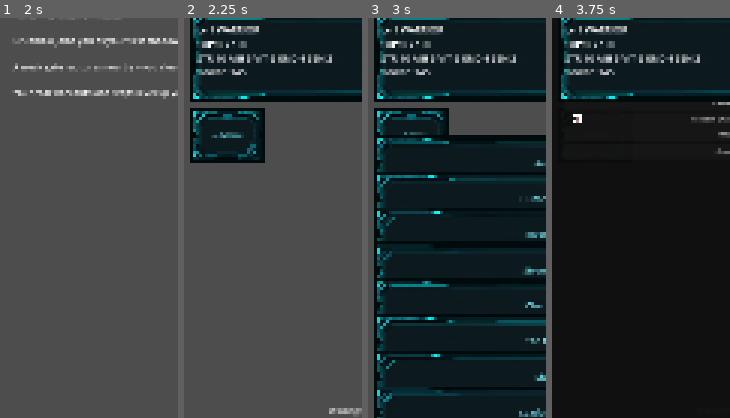
Above: before the commit, frames 1-4 (left to right).
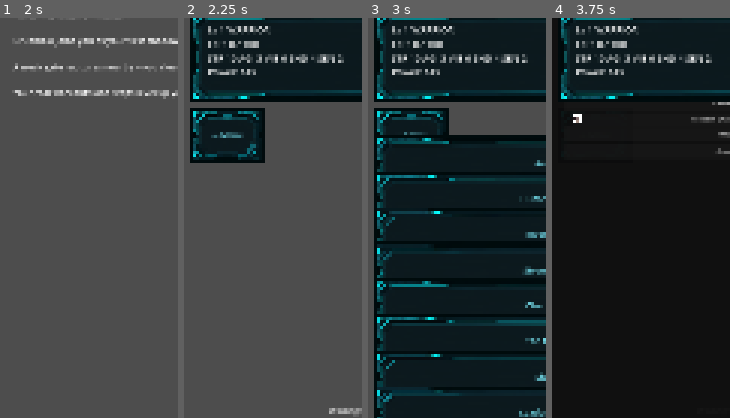
Above: after the commit, the same moments.

Repository: Luke-AI-Developments/HollowHunter
Game: Godot game, scene res://scenes/main.tscn
Two runs of this game, one before a commit and one after it. Both use one fixed random seed, a clock stepped at 60 frames per second and the inputs below.
Inputs (mouse positions are % of the whole screen's width and height, from its top left):
- Up to frame 1 (2 s): tap Enter at 0.5 s; move the mouse to (72, 45) at 0.52 s; hold Shift 0.53-1.25 s; click (72, 45) at 0.67 s; click "Warrior" at 1.25 s
- Up to frame 2 (2.25 s): click "Let's go" at 2 s
- Up to frame 3 (3 s): click "☰ Menu" at 2.75 s
- Up to frame 4 (3.75 s): click "Army" at 3.5 s
The pictures show only the part of the screen within x 0-50%, y 3-53%; the shares and areas given below are measured in that part.

Frame 1 is identical in both runs. In frame 2, 2.8% of the frame differs, in the area x 6-90%, y 2-15%; in frame 3, 2.8%; in frame 4, 2.8%.

Commit message:
fix: inset the home HUD text from the frame borders
Label offset_left 40 -> 72, offset_right 1040 -> 1008, so the left-aligned
text no longer touches the frame's inner border.

Co-Authored-By: Claude Sonnet 5 <noreply@anthropic.com>
Claude-Session: https://claude.ai/code/session_011ZyXxpF6DuowwNkHmsaD2W

Diff:
--- a/scenes/main.tscn
+++ b/scenes/main.tscn
@@ -134,9 +134,9 @@
 
 [node name="Label" type="Label" parent="GameUI"]
 z_index = 1
-offset_left = 40.0
+offset_left = 72.0
 offset_top = 84.0
-offset_right = 1040.0
+offset_right = 1008.0
 offset_bottom = 300.0
 theme_override_font_sizes/font_size = 28
 text = "Waiting for location..."
